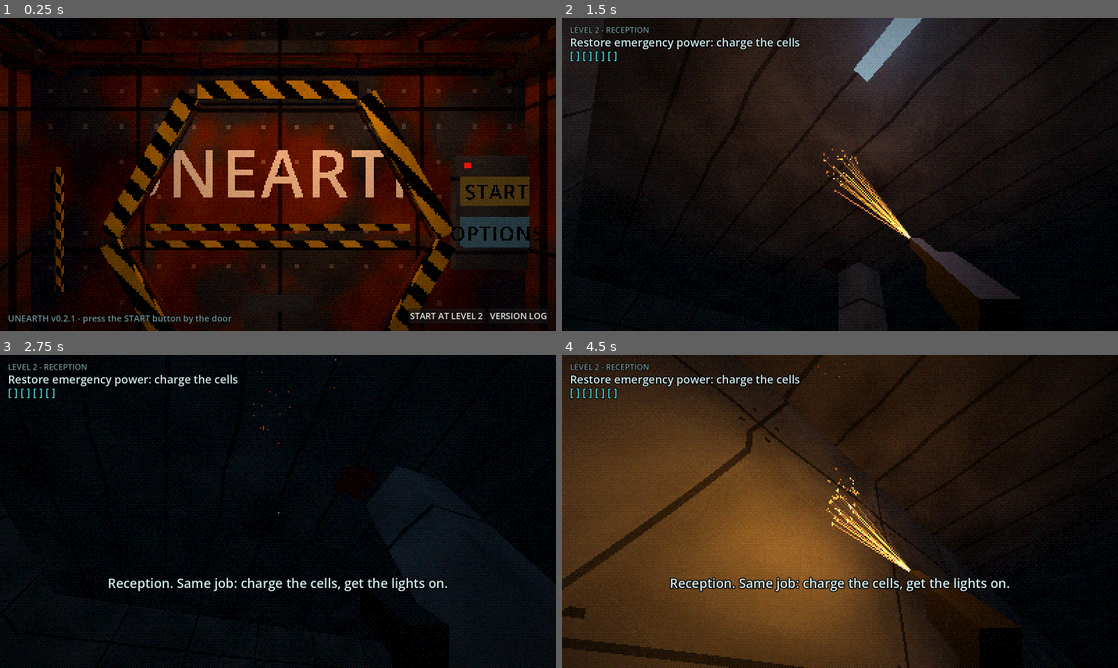
Above: before the commit, frames 1-4 (two rows, left to right).
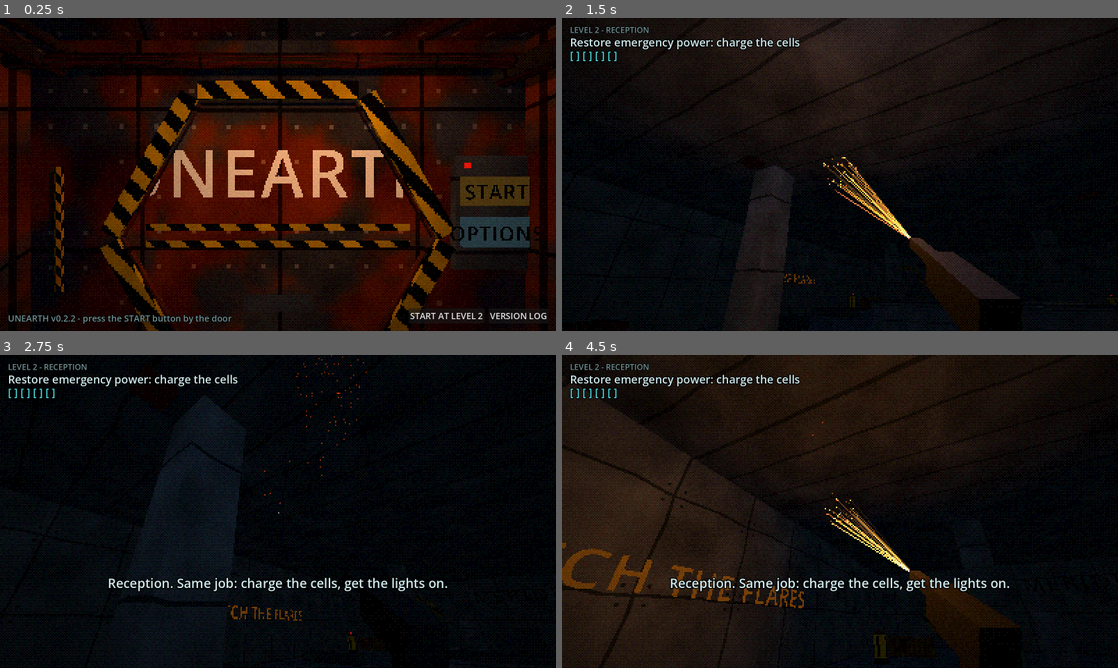
Above: after the commit, the same moments.

Repository: ctrlnomad/unearth-game
Game: Godot game, scene res://scenes/main.tscn
The game is run twice, just before and just after one commit, with the same random seed, the same clock (stepped at 60 frames per second) and the same inputs.
Inputs (mouse positions are in pixels of both pictures, inside the frame that each line leads up to):
- Up to frame 1 (0.25 s): no input
- Up to frame 2 (1.5 s): click "START AT LEVEL 2" at 0.5 s; tap Enter at 1.25 s; move the mouse to (867, 174) at 1.27 s; press the mouse at (867, 174) at 1.28 s; hold W (move_forward) from 1.28 s (still down)
- Up to frame 3 (2.75 s): keep holding W (move_forward); tap Space (jump) at 1.52, 2.27 s; move the mouse to (250, 511) at 2.02 s; release the mouse at (250, 511) at 2.03 s; click (250, 511) at 2.1 s
- Up to frame 4 (4.5 s): keep holding W (move_forward); move the mouse to (851, 505) at 2.77 s; hold Shift (run) 2.78-3.53 s; click (851, 505) at 3.05 s; move the mouse to (834, 517) at 3.52 s; click (834, 517) at 3.6 s; tap Space (jump) at 3.77 s; move the mouse to (878, 514) at 4.27 s; press the mouse at (878, 514) at 4.28 s

The runs differ from the first frame. In frame 1, less than 0.1% of the frame differs, in the area x 12-14%, y 94-98%; in frame 2, 26%; in frame 3, 9.5%; in frame 4, 53%, in the area x 0-99%, y 0-100%.

Commit message:
Fix clicking without pointer capture and lower mouse sensitivity (v0.2.2)
Co-Authored-By: Claude Fable 5.2 <noreply@anthropic.com>
Claude-Session: https://claude.ai/code/session_01SaW6WTgdo4fXbeSnvrActV

Diff:
--- a/scripts/game.gd
+++ b/scripts/game.gd
@@ -18,8 +18,12 @@
 const TouchUI := preload("res://scripts/touch_ui.gd")
 const Sfx := preload("res://scripts/sfx.gd")
 
-const VERSION := "0.2.1"
+const VERSION := "0.2.2"
 const LOG := [
+	["v0.2.2 - 2026-11-13 - Clicking and sensitivity", [
+		"Clicking works when the browser refuses to capture the mouse: START in the menu is pressed where the cursor is, and the button fires the scanner.",
+		"Mouse look is about half as fast, and no longer doubles on high-density screens.",
+	]],
 	["v0.2.1 - 2026-11-13 - Mouse fix", [
 		"The mouse now works in browsers that refuse to capture it (an iPad with a mouse or trackpad): move to look, hold the button to fire, WASD to walk.",
 		"The on-screen FIRE button and thumbstick only show when you are playing by touch.",
--- a/scripts/main.gd
+++ b/scripts/main.gd
@@ -171,9 +171,10 @@
 			if touch.role == "fire":
 				held = true
 	else:
-		held = (free_mouse or Input.mouse_mode == Input.MOUSE_MODE_CAPTURED) and Input.is_action_pressed("fire")
-	if Input.mouse_mode == Input.MOUSE_MODE_CAPTURED:
-		free_mouse = false
+		var captured := _captured()
+		held = (free_mouse or captured) and Input.is_action_pressed("fire")
+		if captured:
+			free_mouse = false
 	player.touch_active = touch_mode or free_mouse
 	player.gun.fire_held = held and not options.visible and not game.sheet_open()
 	game.touch_ui.fire_on = held
@@ -218,6 +219,16 @@
 			player.look_radians(event.relative * 4.0 / ui.size.y)
 
 
+## True only while the mouse really is captured. A browser can refuse the
+## request (an iPad always does) while Godot still reports the captured mode.
+func _captured() -> bool:
+	if Input.mouse_mode != Input.MOUSE_MODE_CAPTURED:
+		return false
+	if OS.has_feature("web"):
+		return bool(JavaScriptBridge.eval("!!document.pointerLockElement", true))
+	return true
+
+
 ## Press the cabin button at a point on the screen (menu only).
 func _menu_pick(screen_pos: Vector2) -> void:
 	if opening == null or options.visible or game.sheet_open():
@@ -241,7 +252,7 @@
 		touch_mode = false   # a real mouse: back to mouse controls
 	elif event is InputEventMouse and touch_mode:
 		return
-	if Input.mouse_mode == Input.MOUSE_MODE_CAPTURED:
+	if _captured():
 		if event is InputEventMouseMotion:
 			player.look(event.relative)
 		elif event.is_action_pressed("ui_cancel"):
@@ -250,12 +261,14 @@
 			opening.click()
 	elif event is InputEventMouseButton and event.pressed and event.button_index == MOUSE_BUTTON_LEFT:
 		get_viewport().gui_release_focus()
+		Input.mouse_mode = Input.MOUSE_MODE_VISIBLE   # in case an earlier request was refused: ask again
 		Input.mouse_mode = Input.MOUSE_MODE_CAPTURED
 		_menu_pick(event.position)   # in the menu, the click that captures the mouse also presses what it is on
 		# A browser may refuse the capture (an iPad never grants it). The mouse then
 		# plays uncaptured: move to look, hold the button to fire.
 		free_mouse = OS.has_feature("web") and not dev_panel.visible
-	elif free_mouse and event is InputEventMouseMotion and not dev_panel.visible:
+	elif free_mouse and event is InputEventMouseMotion and not dev_panel.visible and game.state == "play":
+		# Not in the menu: there the cursor has to be able to reach the START button.
 		player.look(event.relative)
 
 
--- a/scripts/player.gd
+++ b/scripts/player.gd
@@ -46,7 +46,10 @@
 
 
 func look(relative: Vector2) -> void:
-	look_radians(relative * float(Tuning.v("player.mouse_sens")) * 0.01)
+	# Browsers report mouse movement in device pixels: divide by the screen scale so a
+	# high-density screen (a Retina laptop, an iPad) does not turn twice as fast.
+	var density := maxf(DisplayServer.screen_get_scale(), 1.0) if OS.has_feature("web") else 1.0
+	look_radians(relative * float(Tuning.v("player.mouse_sens")) * 0.01 / density)
 
 
 ## Turn by an angle (x = right, y = down), radians.
@@ -72,7 +75,7 @@
 		camera.rotation = cine_tilt
 		return
 	camera.rotation = Vector3(randf_range(-1, 1), randf_range(-1, 1), randf_range(-1, 1)) * shake * 0.12
-	var playing := Input.mouse_mode == Input.MOUSE_MODE_CAPTURED or touch_active
+	var playing := touch_active or Input.mouse_mode == Input.MOUSE_MODE_CAPTURED
 	if not is_on_floor():
 		velocity.y -= GRAVITY * delta
 	elif playing and Input.is_action_just_pressed("jump"):
--- a/scripts/tuning.gd
+++ b/scripts/tuning.gd
@@ -122,7 +122,7 @@
 	["look.fov", 72.0, 30.0, 110.0, 1.0, "Camera field of view, degrees."],
 	["player.walk", 3.2, 0.5, 12.0, 0.1, "Walk speed, m/s."],
 	["player.run", 5.5, 0.5, 20.0, 0.1, "Run speed (Shift), m/s."],
-	["player.mouse_sens", 0.22, 0.02, 1.0, 0.01, "Mouse sensitivity."],
+	["player.mouse_sens", 0.12, 0.02, 1.0, 0.01, "Mouse sensitivity."],
 	["player.bob", 0.03, 0.0, 0.2, 0.005, "Head bob amount, metres."],
 ]
 
Not shown, changed: CHANGELOG.md
